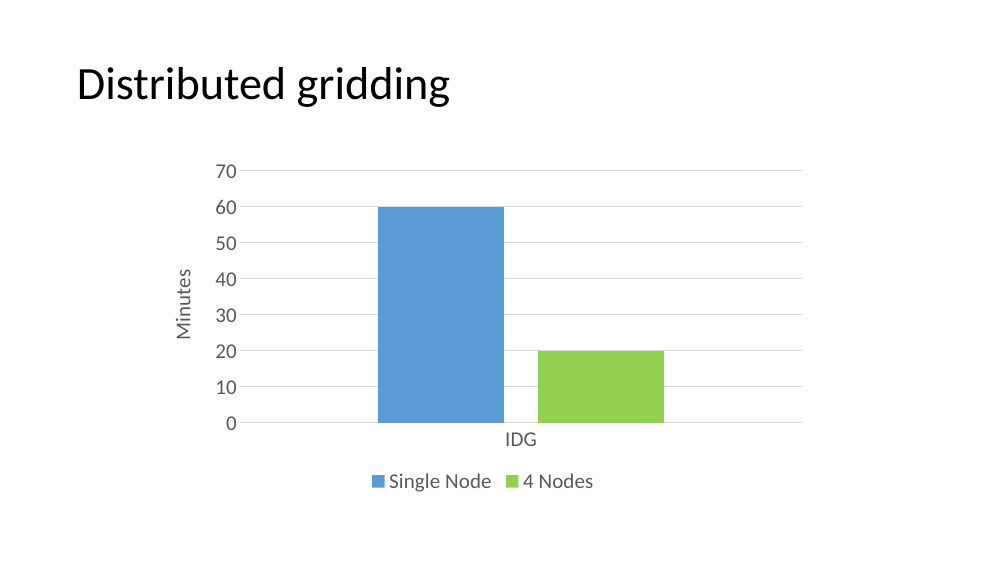
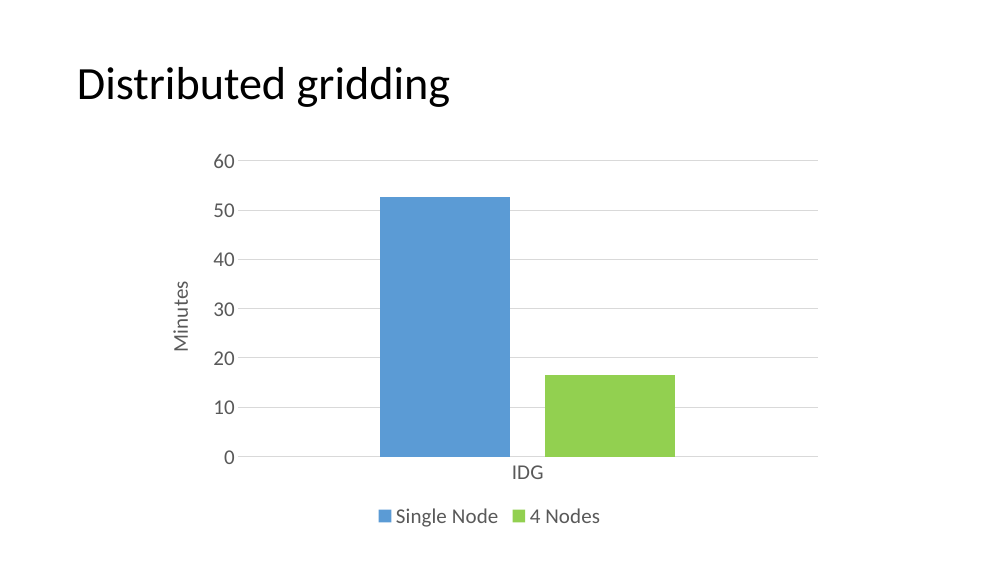
Before and after one commit to lord-blueberry/p9-doc, a slide deck: slide 7 of SKA-Days/pp.pptx. Drawn at 1008x567 pixels with LibreOffice and Linux fonts; fonts in the diff are those of the drawing. Boxes give left, top, right and bottom in pixels: in the first picture for what was removed or moved away, otherwise in the second. Text is boxed around its words. In the diff, an @@ line names an element or a change of style, - is before the commit and + after.

```diff
--- a/SKA-Days/pp.pptx
+++ b/SKA-Days/pp.pptx
@@ column chart at box(147, 140, 832, 534) @@
@@ Single Node, IDG: 60 to 53 @@
@@ 4 Nodes, IDG: 20 to 17 @@
@@ column chart: place and size @@
-column chart at box(150, 151, 816, 499)
+column chart at box(147, 140, 832, 534)
```
Also in this commit, not shown: 10 other slides changed, 5 slides added, 2 slides removed, 6 other files.
